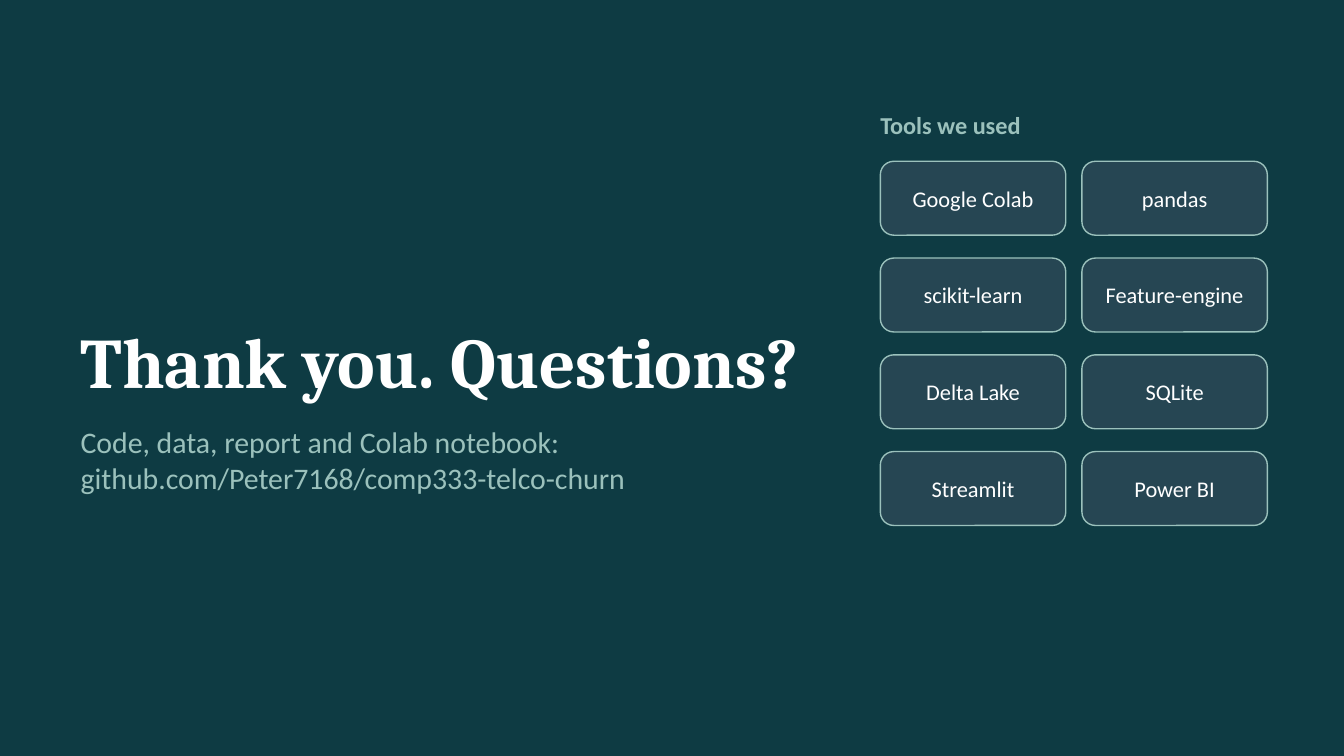
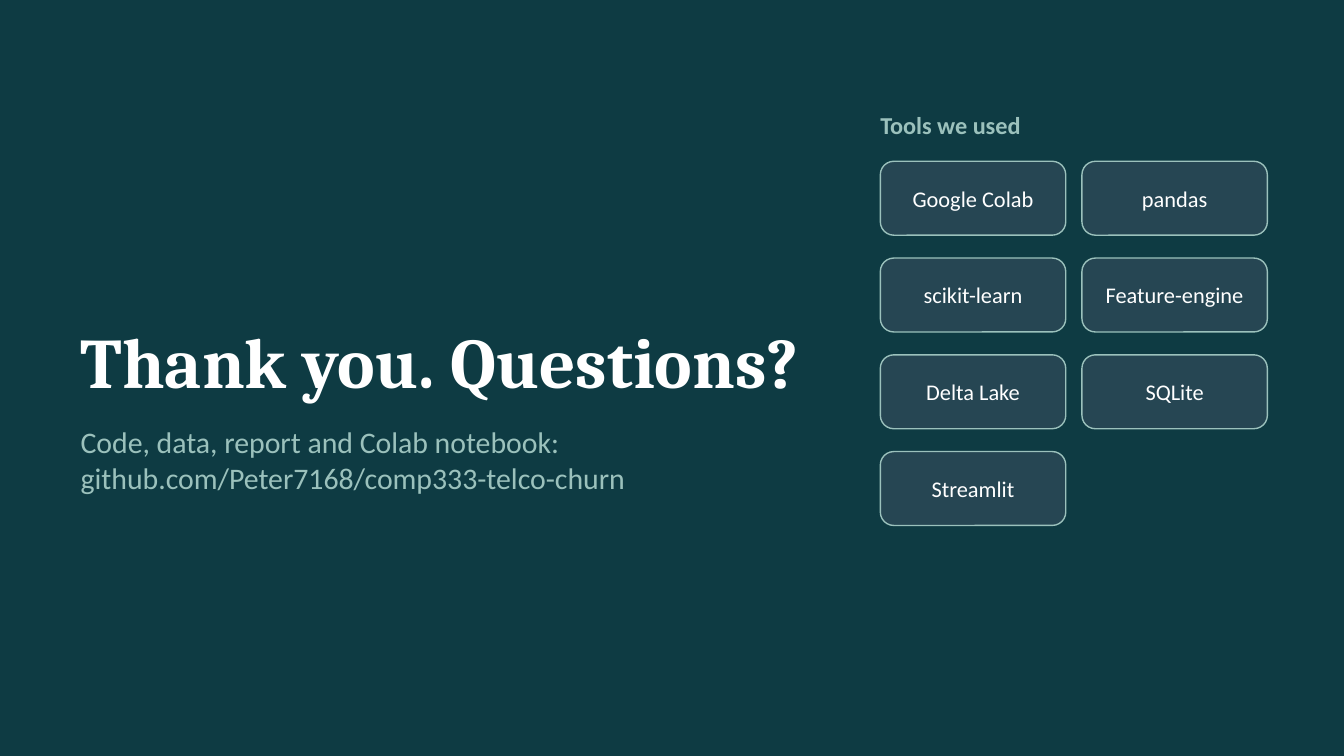
Before and after one commit to Peter7168/comp333-telco-churn, a slide deck: slide 12 of presentation/COMP333_Presentation.pptx. Drawn at 1344x756 pixels with LibreOffice and Linux fonts; fonts in the diff are those of the drawing. Boxes give left, top, right and bottom in pixels: in the first picture for what was removed or moved away, otherwise in the second. Text is boxed around its words. In the diff, an @@ line names an element or a change of style, - is before the commit and + after.

Commit message:
Remove Power BI export

```diff
--- a/presentation/COMP333_Presentation.pptx
+++ b/presentation/COMP333_Presentation.pptx
@@ rounded rectangle removed at box(1082, 452, 1267, 526) @@
@@ text removed at box(1134, 482, 1215, 497) @@
-Power BI
```
Also in this commit, not shown: 1 other slide changed, 13 other files.
